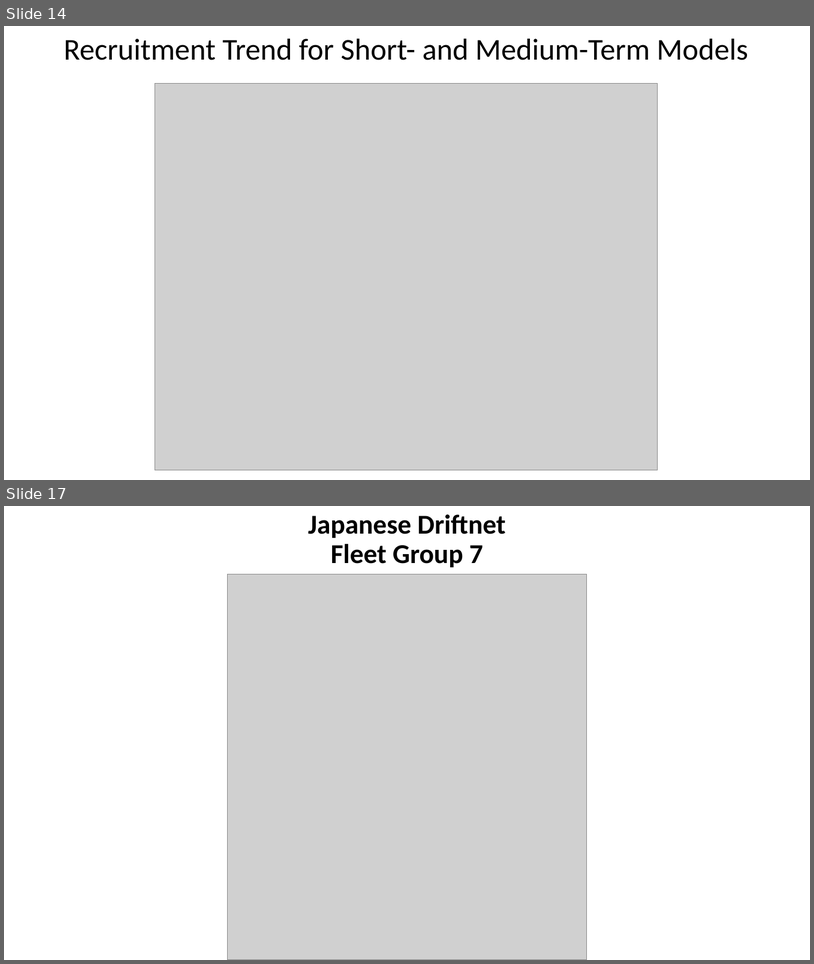
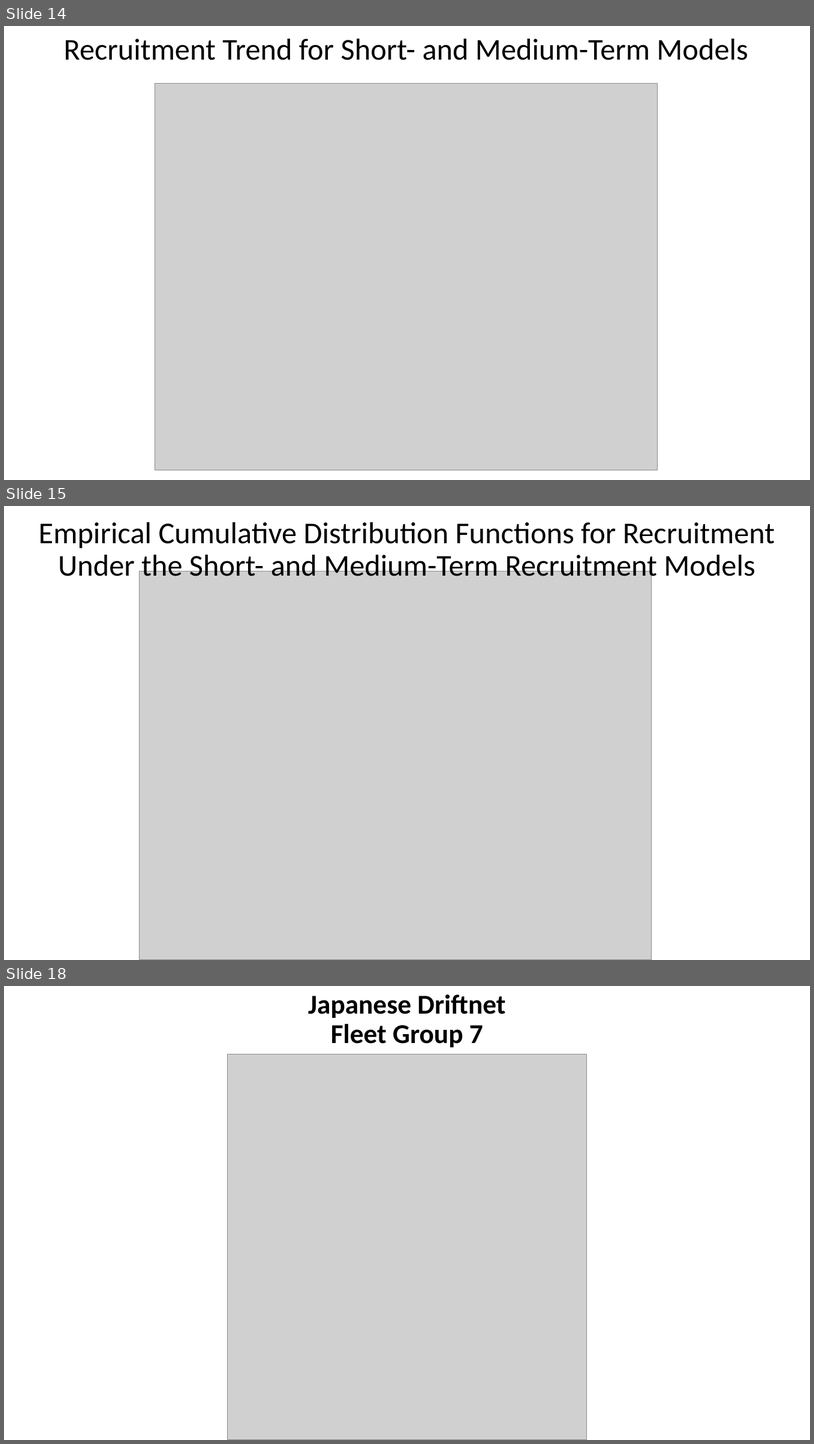
Before and after one commit to PIFSCstockassessments/2024-WCNPO-MLS-Rebuilding, a slide deck: 2025-MLS-projections/2025 MLS projections for CMM 24-06.pptx. Shown one above the other, each under a label of ours: slides 14 and 17 before the commit, slides 14, 15 and 18 after it; the slides between them are not shown. The pictures are 814x964 and 814x1444 pixels, drawn with LibreOffice and Linux fonts; fonts in the diff are those of the drawing; grey boxes stand for pictures. Boxes give left, top, right and bottom in pixels: in the first picture for what was removed or moved away, otherwise in the second. Text is boxed around its words. In the diff, an @@ line names an element or a change of style, - is before the commit and + after.

```diff
--- a/2025-MLS-projections/2025 MLS projections for CMM 24-06.pptx
+++ b/2025-MLS-projections/2025 MLS projections for CMM 24-06.pptx
@@ slide 15 added at (x1=4, y1=506, x2=810, y2=960), background #FFFFFF @@
@@ title added at (x1=39, y1=522, x2=775, y2=583), 36 pt, text #000000 @@
+Empirical Cumulative Distribution Functions for Recruitment Under the Short- and Medium-Term Recruitment Models
@@ picture added at (x1=140, y1=571, x2=652, y2=960) @@
@@ what was slide 17 is now slide 18 @@
```
Also in this commit, not shown: 3 slides changed, 1 other slide added.
